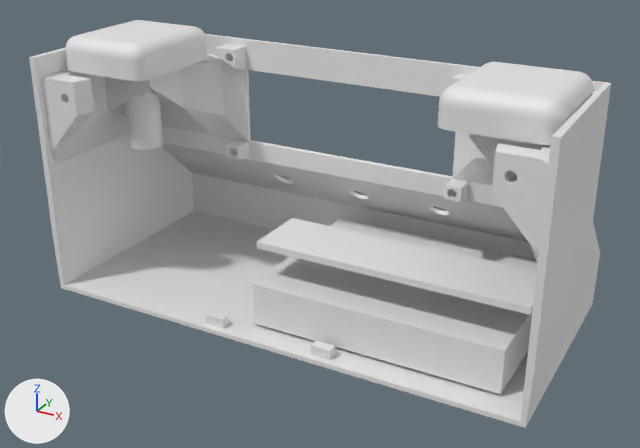
The Blender file 3D/Chess_clock.blend: old version first, new version second.
Before and after are seen from a camera (50 mm lens) standing at (0.119, -0.2172, 0.0973) and looking at (0.0019, -0.0044, -0.0091). The lights are fixed; the arrows at lower left show +X, +Y and +Z.

The scene before the commit, as lines of its bpy script (objects in view):
```python
me_cube = bpy.data.meshes.new('Cube')
me_cube.from_pydata(...)  # a box spanning x -0.04..-0.02, y -0.04..-0.038, z -0.04..0.04
me_cube_002 = bpy.data.meshes.new('Cube.002')
me_cube_002.from_pydata(...)  # a box spanning x -0.0275..0.0275, y -0.0275..0.0475, z -0.0275..-0.0145
me_cylinder_001 = bpy.data.meshes.new('Cylinder.001')
me_cylinder_001.from_pydata(...)  # 384 vertices, 322 faces; spans x -0.0056..0.0056, y -0.0056..0.0056, z -0.0204..0.0082
ob_arduino = bpy.data.objects.new('Arduino', me_cube_002)
ob_arduino.location = (0.0399, 0.0, -0.0065)
ob_arduino.rotation_euler = (0.0, 0.0, 1.571)  # degrees (0, 0, 90)
ob_cube = bpy.data.objects.new('Cube', me_cube)
ob_cube.location = (0.0318, 0.0163, 0.0286)
ob_cube.rotation_euler = (1.571, 0.0, 1.571)  # degrees (90, 0, 90)
ob_long_button_cutout = bpy.data.objects.new('Long_button_cutout', me_cylinder_001)
ob_long_button_cutout.location = (-0.0593, -0.0081, 0.0275)
# also in view: 'Front_box' at (0.0, 0.0007, 0.001); 'Player_button_right' at (0.0, -0.0081, 0.038)
```
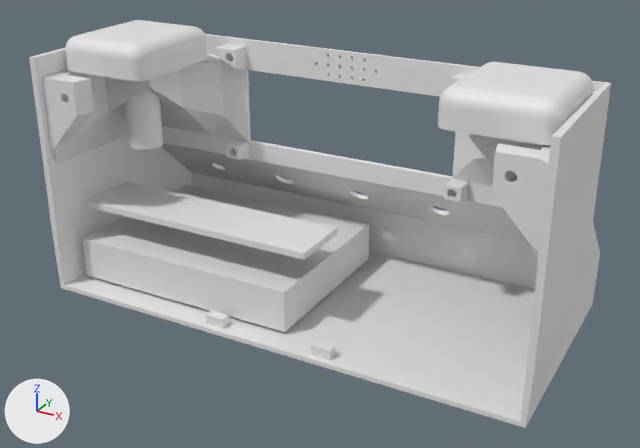
What changed in the scene script:
```text
Change ob_arduino:
    ob_arduino.location: (0.0399, 0.0, -0.0065) -> (-0.0244, 0.0, -0.0065)
Change ob_cube:
    ob_cube.location: (0.0318, 0.0163, 0.0286) -> (-0.0325, 0.0163, 0.0286)
```

What differs and where, as boxes [x1, y1, x2, y2] in the pictures (640 x 448 px):
'Arduino', moved
    before: [252, 218, 537, 394]
    after: [83, 185, 369, 332]
'Cube', moved
    before: [257, 218, 537, 315]
    after: [86, 181, 338, 260]
